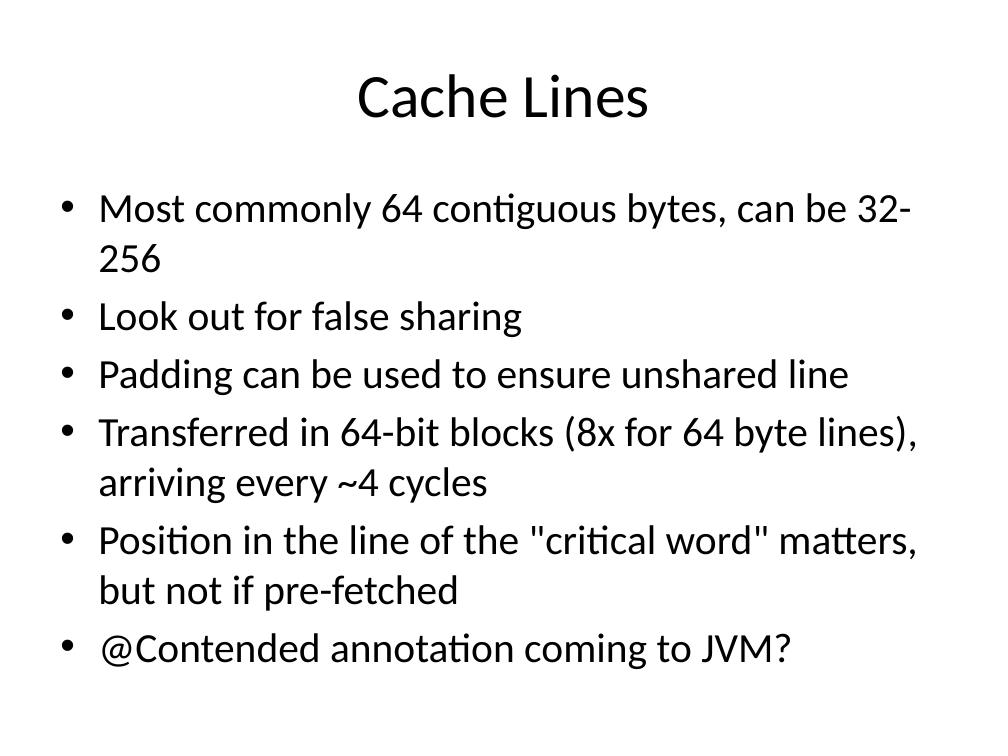
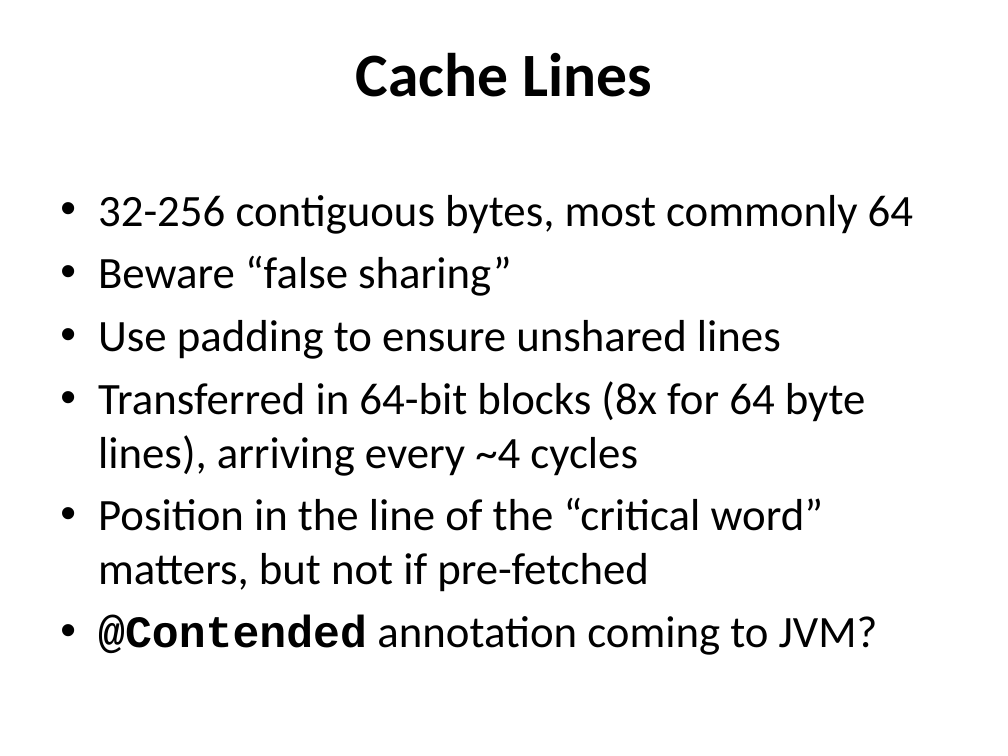
Before and after one commit to jamie-allen/cpu_caches, a slide deck: slide 10 of cpu_caches.pptx (slide 6 before the commit). Drawn at 1008x756 pixels with LibreOffice and Linux fonts; fonts in the diff are those of the drawing; background and template pictures are left out. Boxes give left, top, right and bottom in pixels: in the first picture for what was removed or moved away, otherwise in the second. Text is boxed around its words. In the diff, an @@ line names an element or a change of style, - is before the commit and + after.

```diff
--- a/cpu_caches.pptx
+++ b/cpu_caches.pptx
@@ title "Cache Lines" at (356,52,652,97): bold on; vertical alignment middle to top @@
@@ text at (98,195,913,359): text changed; size 29.6 to 32 pt @@
-• Most commonly 64 contiguous bytes, can be 32-256
-• Look out for false sharing
-• Padding can be used to ensure unshared line
+• 32-256 contiguous bytes, most commonly 64
+• Beware “false sharing”
+• Use padding to ensure unshared lines
@@ text at (98,381,878,655): size 29.6 to 32 pt in "Transferred in 64-bit blocks (8x for 64 ...", "@Contended annotation coming to JVM?"; font Calibri to Courier New, bold on in "@Contended" @@
@@ text at (98,498,824,592): text changed; size 29.6 to 32 pt @@
-• Position in the line of the "critical word" matters, but not if pre-fetched
+• Position in the line of the “critical word” matters, but not if pre-fetched
```
Also in this commit, not shown: 35 other slides changed, 8 slides added, 4 slides removed, 1 other file.
